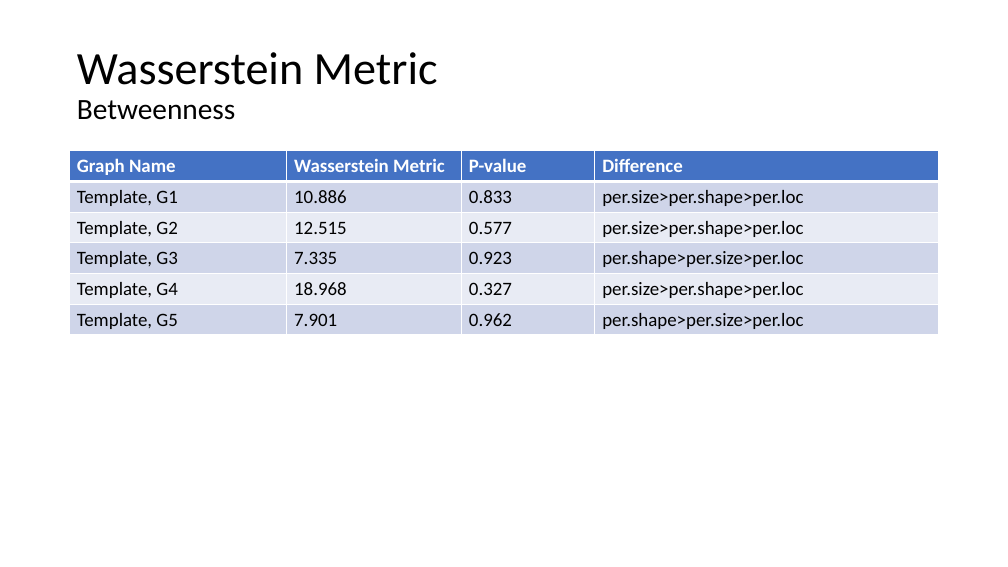
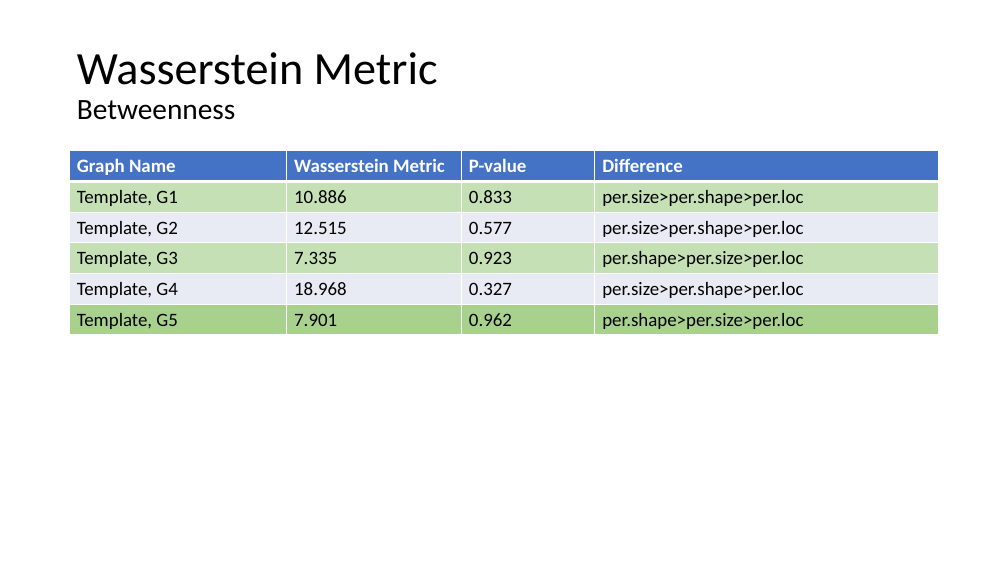
Before and after one commit to AtrayeeNeog/Visualization_2019-20, a slide deck: slide 47 of Documentation/Presentation/Project_Presentation_v2.pptx. Drawn at 1008x567 pixels with LibreOffice and Linux fonts; fonts in the diff are those of the drawing. Boxes give left, top, right and bottom in pixels: in the first picture for what was removed or moved away, otherwise in the second. Text is boxed around its words. In the diff, an @@ line names an element or a change of style, - is before the commit and + after.

```diff
--- a/Documentation/Presentation/Project_Presentation_v2.pptx
+++ b/Documentation/Presentation/Project_Presentation_v2.pptx
@@ table at (x1=70, y1=151, x2=939, y2=335) @@
@@ fill #CFD5EA to #C5E0B4 in 8 cells @@
@@ fill #CFD5EA to #A9D18E in row 6 @@
```
Also in this commit, not shown: 4 other slides changed, 2 slides added, 2 other files.
